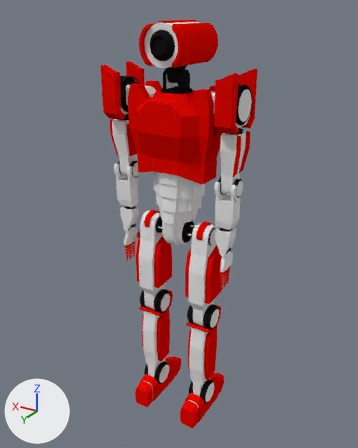
Before and after pictures for a commit that changed the Blender file Blender Model Source/strong.blend.
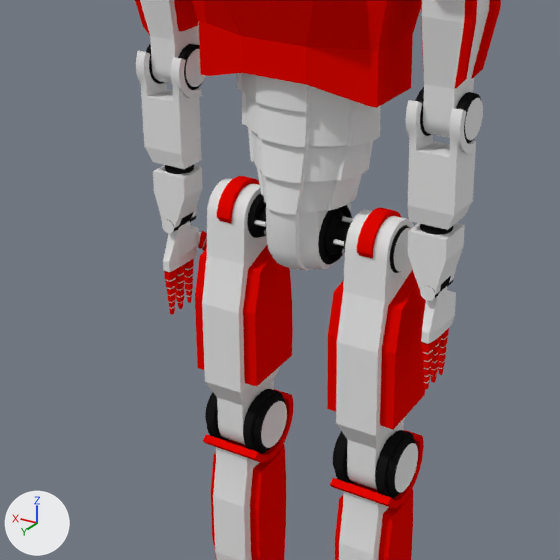
Each version appears first whole from a 50 mm camera at (-1.33, 2.28, 2.35) aimed at (0.03, 0.01, 1.22), and next in a close-up on the part from 18% to 76% of the width and 32% to 79% of the height. Arrows for +X, +Y and +Z are at lower left; the lights stay in place.

The older version as bpy lines, for what is in view:
```python
mat_segments = diffuse_material('Segments')
mat_segments.base_color = (0.8, 0.8, 0.8)  # white #e7e7e7
me_cylinder = bpy.data.meshes.new('Cylinder')
me_cylinder.from_pydata(...)  # 5432 vertices, 4185 faces; spans x 0.0..0.38, y -0.21..0.26, z 0.0..2.31
me_cylinder.polygons.foreach_set('use_smooth', [True] * 4185)
# faces by material slot: [715, 76, 940, 172, 11, 2269, 2]
me_cylinder.materials.append(mat_dullmetal)  # its picture is missing
me_cylinder.materials.append(mat_segments)  # its picture is missing
me_cylinder.materials.append(mat_colored_metal)  # its picture is missing
me_cylinder.materials.append(mat_flex)  # its picture is missing
me_cylinder.materials.append(mat_joint)  # its picture is missing
me_cylinder.materials.append(mat_joint2)  # black #181818
me_cylinder.materials.append(mat_light)  # red #ff2d00
ob_cylinder = bpy.data.objects.new('Cylinder', me_cylinder)
ob_cylinder.location = (0.0, 0.0, 0.0)
_m = ob_cylinder.modifiers.new('EdgeSplit', 'EDGE_SPLIT')
_m = ob_cylinder.modifiers.new('Mirror', 'MIRROR')
```
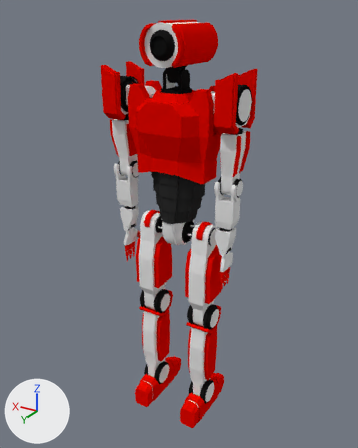
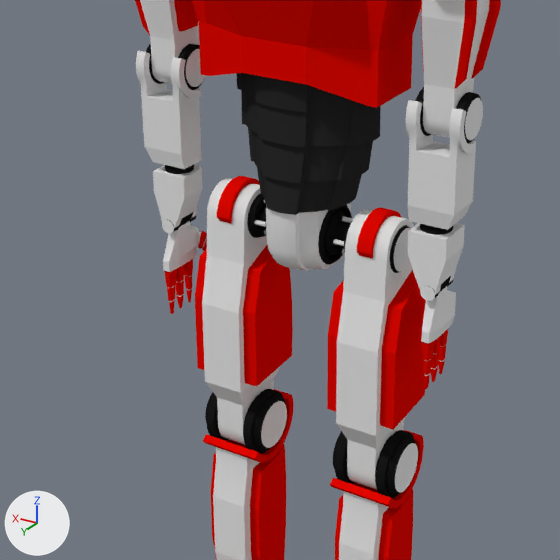
Edits to the bpy script that builds the scene:
```text
Change mat_segments:
    mat_segments.base_color: (0.8, 0.8, 0.8) -> (0.0237, 0.0237, 0.0237)  # white #e7e7e7 -> black #2b2b2b
```

What differs and where, as boxes [x1, y1, x2, y2] in the close-ups (560 x 560 px):
'Cylinder', recoloured (white to black): [164, 70, 450, 392] in both
